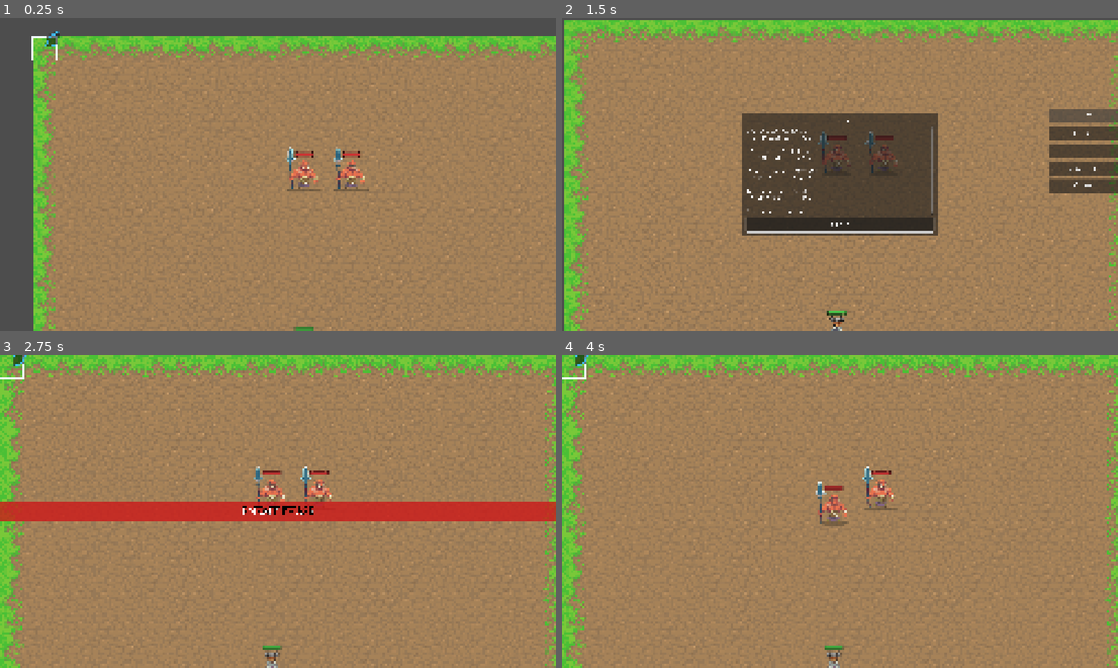
Above: before the commit, frames 1-4 (two rows, left to right).
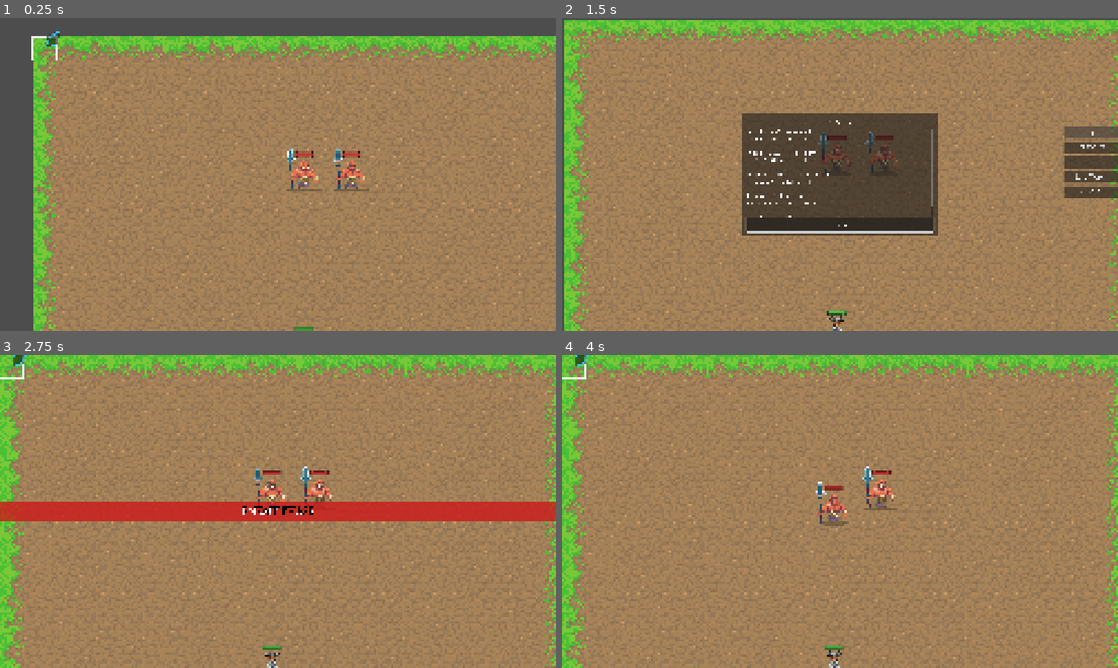
Above: after the commit, the same moments.

Repository: TheKangGaming/bloomblight
Game: Godot game, scene res://scenes/level/CombatMap_1.tscn
Same seed, same stepped clock (60 frames per second), same inputs: the game is played once before the commit and once after it. This scene is started directly instead of the project's main scene.
Inputs (mouse positions are in pixels of both pictures, inside the frame that each line leads up to):
- Up to frame 1 (0.25 s): no input
- Up to frame 2 (1.5 s): tap Enter (menu_toggle) at 0.5 s; move the mouse to (962, 158) at 0.52 s; hold D (right) 0.53-1.25 s; tap Space (action) at 0.6 s; click (962, 158) at 0.67 s; click "Units" at 1.25 s
- Up to frame 3 (2.75 s): click "End Turn" at 2 s
- Up to frame 4 (4 s): drag from (728, 527) to (812, 574) at 2.77 s; move the mouse to (895, 442) at 3.52 s; hold D (right) from 3.53 s (still down); hold E (confirm) from 3.53 s (still down)

The runs differ from the first frame. In frame 1, 0.9% of the frame differs, in the area x 6-100%, y 4-100%; in frame 2, 3.9%, in the area x 0-100%, y 0-100%; in frame 3, 0.7%; in frame 4, 0.7%.

Commit message:
Refine UI filtering and sizing follow-up

Diff:
--- a/GameBoard/GameBoard.gd
+++ b/GameBoard/GameBoard.gd
@@ -910,7 +910,7 @@
 		_unit_hover_label.scroll_active = false
 		_unit_hover_label.autowrap_mode = TextServer.AUTOWRAP_OFF
 		_unit_hover_label.texture_filter = CanvasItem.TEXTURE_FILTER_LINEAR
-		_unit_hover_label.add_theme_font_size_override("normal_font_size", 24)
+		_unit_hover_label.add_theme_font_size_override("normal_font_size", 26)
 		margin.add_child(_unit_hover_label)
 
 	var unit_class_name := "Unknown"
@@ -990,7 +990,7 @@
 	var title = Label.new()
 	title.text = ">> " + attacker.name + " <<"
 	title.add_theme_color_override("font_color", Color.AQUA)
-	title.add_theme_font_size_override("font_size", 28)
+	title.add_theme_font_size_override("font_size", 30)
 	title.horizontal_alignment = HORIZONTAL_ALIGNMENT_CENTER
 	vbox.add_child(title)
 
@@ -1005,7 +1005,7 @@
 	var def_title = Label.new()
 	def_title.text = ">> " + defender.name + " <<"
 	def_title.add_theme_color_override("font_color", Color.ORANGE_RED)
-	def_title.add_theme_font_size_override("font_size", 28)
+	def_title.add_theme_font_size_override("font_size", 30)
 	def_title.horizontal_alignment = HORIZONTAL_ALIGNMENT_CENTER
 	vbox.add_child(def_title)
 
@@ -1021,7 +1021,7 @@
 		var no_counter = Label.new()
 		no_counter.text = "-- No Counter --"
 		no_counter.add_theme_color_override("font_color", Color.GRAY)
-		no_counter.add_theme_font_size_override("font_size", 22)
+		no_counter.add_theme_font_size_override("font_size", 24)
 		no_counter.horizontal_alignment = HORIZONTAL_ALIGNMENT_CENTER
 		vbox.add_child(no_counter)
 
@@ -1034,13 +1034,13 @@
 	var name_lbl = Label.new()
 	name_lbl.text = stat_name + ":"
 	name_lbl.custom_minimum_size = Vector2(96, 0)
-	name_lbl.add_theme_font_size_override("font_size", 22)
+	name_lbl.add_theme_font_size_override("font_size", 24)
 
 	var val_lbl = Label.new()
 	val_lbl.text = value
 	val_lbl.size_flags_horizontal = Control.SIZE_EXPAND_FILL
 	val_lbl.horizontal_alignment = HORIZONTAL_ALIGNMENT_RIGHT # Pushes the numbers perfectly to the right border!
-	val_lbl.add_theme_font_size_override("font_size", 22)
+	val_lbl.add_theme_font_size_override("font_size", 24)
 
 	hbox.add_child(name_lbl)
 	hbox.add_child(val_lbl)
@@ -1220,7 +1220,7 @@
 
 	var title = Label.new()
 	title.text = "VICTORY!" if is_victory else "DEFEAT..."
-	title.add_theme_font_size_override("font_size", 60)
+	title.add_theme_font_size_override("font_size", 64)
 	title.add_theme_color_override("font_color", Color(0.2, 0.8, 0.2) if is_victory else Color(0.8, 0.2, 0.2))
 	title.add_theme_color_override("font_outline_color", Color.BLACK)
 	title.add_theme_constant_override("outline_size", 8)
@@ -1229,7 +1229,7 @@
 
 	var stats = Label.new()
 	stats.text = "Enemies Defeated: %d\n\nLoot Acquired:\n- None (Yet)" % _enemies_defeated
-	stats.add_theme_font_size_override("font_size", 34)
+	stats.add_theme_font_size_override("font_size", 38)
 	stats.horizontal_alignment = HORIZONTAL_ALIGNMENT_CENTER
 	vbox.add_child(stats)
 
@@ -1237,7 +1237,7 @@
 	var btn = Button.new()
 	btn.text = "Return to Farm"
 	btn.focus_mode = Control.FOCUS_ALL
-	btn.add_theme_font_size_override("font_size", 36)
+	btn.add_theme_font_size_override("font_size", 40)
 	btn.custom_minimum_size = Vector2(540, 104)
 	btn.pressed.connect(_on_return_button_pressed.bind(btn))
 	vbox.add_child(btn)
--- a/Menus/ActionMenu.tscn
+++ b/Menus/ActionMenu.tscn
@@ -12,57 +12,57 @@
 anchor_top = 0.5
 anchor_right = 1.0
 anchor_bottom = 0.5
-offset_left = -320.0
-offset_top = -320.0
-offset_bottom = 320.0
+offset_left = -260.0
+offset_top = -250.0
+offset_bottom = 250.0
 grow_horizontal = 0
 grow_vertical = 2
 scale = Vector2(1, 1)
-theme_override_constants/separation = 16
+theme_override_constants/separation = 12
 
 [node name="AttackButton" type="Button" parent="VBoxContainer" unique_id=2030419790]
 layout_mode = 2
-custom_minimum_size = Vector2(0, 64)
-theme_override_font_sizes/font_size = 28
+custom_minimum_size = Vector2(0, 56)
+theme_override_font_sizes/font_size = 30
 text = "Attack"
 
 [node name="AbilityButton" type="Button" parent="VBoxContainer" unique_id=1142037629]
 layout_mode = 2
-custom_minimum_size = Vector2(0, 64)
-theme_override_font_sizes/font_size = 28
+custom_minimum_size = Vector2(0, 56)
+theme_override_font_sizes/font_size = 30
 text = "Attack"
 
 [node name="ItemsButton" type="Button" parent="VBoxContainer" unique_id=919212671]
 layout_mode = 2
-custom_minimum_size = Vector2(0, 64)
-theme_override_font_sizes/font_size = 28
+custom_minimum_size = Vector2(0, 56)
+theme_override_font_sizes/font_size = 30
 text = "Items"
 
 [node name="TradeButton" type="Button" parent="VBoxContainer" unique_id=661498167]
 layout_mode = 2
-custom_minimum_size = Vector2(0, 64)
-theme_override_font_sizes/font_size = 28
+custom_minimum_size = Vector2(0, 56)
+theme_override_font_sizes/font_size = 30
 text = "Trade
 "
 
 [node name="EmptyButton" type="Button" parent="VBoxContainer" unique_id=158301842]
 layout_mode = 2
-custom_minimum_size = Vector2(0, 64)
-theme_override_font_sizes/font_size = 28
+custom_minimum_size = Vector2(0, 56)
+theme_override_font_sizes/font_size = 30
 focus_mode = 0
 mouse_filter = 2
 text = " "
 
 [node name="WaitButton" type="Button" parent="VBoxContainer" unique_id=696254265]
 layout_mode = 2
-custom_minimum_size = Vector2(0, 64)
-theme_override_font_sizes/font_size = 28
+custom_minimum_size = Vector2(0, 56)
+theme_override_font_sizes/font_size = 30
 text = "Wait"
 
 [node name="CancelButton" type="Button" parent="VBoxContainer" unique_id=1003773055]
 layout_mode = 2
-custom_minimum_size = Vector2(0, 64)
-theme_override_font_sizes/font_size = 28
+custom_minimum_size = Vector2(0, 56)
+theme_override_font_sizes/font_size = 30
 text = "Cancel"
 
 [connection signal="pressed" from="VBoxContainer/AttackButton" to="." method="_on_attack_button_pressed"]
--- a/Menus/PauseMenu.gd
+++ b/Menus/PauseMenu.gd
@@ -74,7 +74,7 @@
 	var title := Label.new()
 	title.text = "Units"
 	title.horizontal_alignment = HORIZONTAL_ALIGNMENT_CENTER
-	title.add_theme_font_size_override("font_size", 32)
+	title.add_theme_font_size_override("font_size", 34)
 	content.add_child(title)
 
 	var list_text := RichTextLabel.new()
@@ -83,14 +83,14 @@
 	list_text.scroll_active = true
 	list_text.size_flags_vertical = Control.SIZE_EXPAND_FILL
 	list_text.texture_filter = CanvasItem.TEXTURE_FILTER_LINEAR
-	list_text.add_theme_font_size_override("normal_font_size", 22)
+	list_text.add_theme_font_size_override("normal_font_size", 24)
 	list_text.bbcode_text = _build_units_summary()
 	content.add_child(list_text)
 
 	var close_btn := Button.new()
 	close_btn.text = "Close"
 	close_btn.custom_minimum_size = Vector2(0, 64)
-	close_btn.add_theme_font_size_override("font_size", 26)
+	close_btn.add_theme_font_size_override("font_size", 28)
 	close_btn.pressed.connect(_close_units_overlay)
 	content.add_child(close_btn)
 	close_btn.grab_focus()
--- a/Menus/PauseMenu.tscn
+++ b/Menus/PauseMenu.tscn
@@ -12,44 +12,44 @@
 anchor_top = 0.5
 anchor_right = 1.0
 anchor_bottom = 0.5
-offset_left = -320.0
-offset_top = -300.0
-offset_bottom = 300.0
+offset_left = -250.0
+offset_top = -220.0
+offset_bottom = 220.0
 grow_horizontal = 0
 grow_vertical = 2
 scale = Vector2(1, 1)
-theme_override_constants/separation = 16
+theme_override_constants/separation = 12
 
 [node name="UnitsButton" type="Button" parent="VBoxContainer" unique_id=87751286]
 layout_mode = 2
-custom_minimum_size = Vector2(0, 64)
-theme_override_font_sizes/font_size = 28
+custom_minimum_size = Vector2(0, 56)
+theme_override_font_sizes/font_size = 30
 text = "Units"
 
 [node name="OptionsButton" type="Button" parent="VBoxContainer" unique_id=939150608]
 layout_mode = 2
-custom_minimum_size = Vector2(0, 64)
-theme_override_font_sizes/font_size = 28
+custom_minimum_size = Vector2(0, 56)
+theme_override_font_sizes/font_size = 30
 text = "Options"
 
 [node name="EmptyButton" type="Button" parent="VBoxContainer" unique_id=371110556]
 layout_mode = 2
-custom_minimum_size = Vector2(0, 64)
-theme_override_font_sizes/font_size = 28
+custom_minimum_size = Vector2(0, 56)
+theme_override_font_sizes/font_size = 30
 focus_mode = 0
 mouse_filter = 2
 text = " "
 
 [node name="EndTurnButton" type="Button" parent="VBoxContainer" unique_id=785154608]
 layout_mode = 2
-custom_minimum_size = Vector2(0, 64)
-theme_override_font_sizes/font_size = 28
+custom_minimum_size = Vector2(0, 56)
+theme_override_font_sizes/font_size = 30
 text = "End Turn"
 
 [node name="CloseButton" type="Button" parent="VBoxContainer" unique_id=1205323486]
 layout_mode = 2
-custom_minimum_size = Vector2(0, 64)
-theme_override_font_sizes/font_size = 28
+custom_minimum_size = Vector2(0, 56)
+theme_override_font_sizes/font_size = 30
 text = "Close"
 
 [connection signal="pressed" from="VBoxContainer/UnitsButton" to="." method="_on_units_button_pressed"]
--- a/assets/fonts/main_theme.tres
+++ b/assets/fonts/main_theme.tres
@@ -4,4 +4,4 @@
 
 [resource]
 default_font = ExtResource("1_gvjhl")
-default_font_size = 22
+default_font_size = 24
--- a/project.godot
+++ b/project.godot
@@ -152,4 +152,4 @@
 
 [rendering]
 
-textures/canvas_textures/default_texture_filter=1
+textures/canvas_textures/default_texture_filter=0
--- a/scenes/ui/cooking_menu.tscn
+++ b/scenes/ui/cooking_menu.tscn
@@ -38,14 +38,14 @@
 
 [node name="Title" type="Label" parent="Panel/MarginContainer/Layout" unique_id=115729465]
 layout_mode = 2
-theme_override_font_sizes/font_size = 30
+theme_override_font_sizes/font_size = 32
 text = "Campfire Cooking"
 horizontal_alignment = 1
 
 [node name="Subtitle" type="Label" parent="Panel/MarginContainer/Layout" unique_id=885466473]
 modulate = Color(0.84, 0.84, 0.84, 1)
 layout_mode = 2
-theme_override_font_sizes/font_size = 24
+theme_override_font_sizes/font_size = 26
 text = "Cook role meals. ↑/↓ select, Enter craft."
 horizontal_alignment = 1
 
@@ -57,27 +57,27 @@
 custom_minimum_size = Vector2(220, 0)
 layout_mode = 2
 size_flags_horizontal = 3
-theme_override_font_sizes/font_size = 24
+theme_override_font_sizes/font_size = 26
 text = "Meal"
 
 [node name="IngredientsHeader" type="Label" parent="Panel/MarginContainer/Layout/Header" unique_id=1255341370]
 custom_minimum_size = Vector2(460, 0)
 layout_mode = 2
 size_flags_horizontal = 3
-theme_override_font_sizes/font_size = 24
+theme_override_font_sizes/font_size = 26
 text = "Ingredients"
 
 [node name="BuffHeader" type="Label" parent="Panel/MarginContainer/Layout/Header" unique_id=594440155]
 custom_minimum_size = Vector2(300, 0)
 layout_mode = 2
 size_flags_horizontal = 3
-theme_override_font_sizes/font_size = 24
+theme_override_font_sizes/font_size = 26
 text = "Buff"
 
 [node name="ActionHeader" type="Label" parent="Panel/MarginContainer/Layout/Header" unique_id=1889556949]
 custom_minimum_size = Vector2(160, 0)
 layout_mode = 2
-theme_override_font_sizes/font_size = 24
+theme_override_font_sizes/font_size = 26
 text = "Action"
 horizontal_alignment = 1
 
--- a/scenes/ui/inventory_slot.gd
+++ b/scenes/ui/inventory_slot.gd
@@ -21,6 +21,7 @@
 # This dictionary maps the Item Enum -> The specific sheet and coordinates
 var item_map: Dictionary = {}
 var _focus_tooltip: PanelContainer
+var _focus_tooltip_text := ""
 const FOCUS_TINT := Color(1.0, 0.95, 0.72, 1.0)
 const DEFAULT_TINT := Color(1, 1, 1, 1)
 const FOCUS_BORDER_COLOR := Color(1.0, 0.88, 0.3, 1.0)
@@ -29,7 +30,6 @@
 const DEFAULT_BG_COLOR := Color(0.12, 0.12, 0.12, 0.86)
 
 func _ready():
-	texture_filter = CanvasItem.TEXTURE_FILTER_LINEAR
 	icon.texture_filter = CanvasItem.TEXTURE_FILTER_NEAREST
 	focus_mode = Control.FOCUS_ALL
 	focus_entered.connect(_on_focus_entered)
@@ -114,7 +114,8 @@
 	stored_item_enum = item_enum
 	# 1. Tooltip Logic
 	var item_name = Global.Items.keys()[item_enum].replace("_", " ").capitalize()
-	tooltip_text = "%s\nQuantity: %d" % [item_name, quantity]
+	_focus_tooltip_text = "%s\nQuantity: %d" % [item_name, quantity]
+	tooltip_text = ""
 	if has_focus():
 		_show_focus_tooltip()
 
@@ -169,13 +170,13 @@
 	add_theme_stylebox_override("panel", style)
 
 func _show_focus_tooltip() -> void:
-	if tooltip_text.is_empty():
+	if _focus_tooltip_text.is_empty():
 		return
 
 	var tooltip: PanelContainer = _get_or_create_focus_tooltip()
 	var text_label: Label = tooltip.get_node("Margin/Text") as Label
-	text_label.text = tooltip_text
-	text_label.add_theme_font_size_override("font_size", 20)
+	text_label.text = _focus_tooltip_text
+	text_label.add_theme_font_size_override("font_size", 22)
 
 	var slot_rect: Rect2 = get_global_rect()
 	var tooltip_size: Vector2 = text_label.get_combined_minimum_size() + Vector2(16.0, 12.0)
--- a/scenes/ui/main_menu.tscn
+++ b/scenes/ui/main_menu.tscn
@@ -72,7 +72,7 @@
 [node name="Label" type="Label" parent="CenterContainer/TabContainer/Status/MarginContainer/HBoxContainer/CharacterColumn" unique_id=652478579]
 texture_filter = 2
 layout_mode = 2
-theme_override_font_sizes/font_size = 28
+theme_override_font_sizes/font_size = 30
 text = "Savannah"
 horizontal_alignment = 1
 
@@ -92,79 +92,79 @@
 
 [node name="LblClass" type="Label" parent="CenterContainer/TabContainer/Status/MarginContainer/HBoxContainer/StatsColumn" unique_id=111228304]
 layout_mode = 2
-theme_override_font_sizes/font_size = 24
+theme_override_font_sizes/font_size = 26
 text = "Class: Unknown"
 
 [node name="LblLevel" type="Label" parent="CenterContainer/TabContainer/Status/MarginContainer/HBoxContainer/StatsColumn" unique_id=503268440]
 layout_mode = 2
-theme_override_font_sizes/font_size = 24
+theme_override_font_sizes/font_size = 26
 text = "Level: 1"
 
 [node name="Label" type="Label" parent="CenterContainer/TabContainer/Status/MarginContainer/HBoxContainer/StatsColumn" unique_id=928234126]
 layout_mode = 2
-theme_override_font_sizes/font_size = 28
+theme_override_font_sizes/font_size = 30
 text = "- STATS -"
 horizontal_alignment = 1
 
 [node name="LblVIT" type="RichTextLabel" parent="CenterContainer/TabContainer/Status/MarginContainer/HBoxContainer/StatsColumn" unique_id=902142575]
 layout_mode = 2
-theme_override_font_sizes/normal_font_size = 22
+theme_override_font_sizes/normal_font_size = 24
 bbcode_enabled = true
 text = "VIT: 10"
 fit_content = true
 
 [node name="LblSTR" type="RichTextLabel" parent="CenterContainer/TabContainer/Status/MarginContainer/HBoxContainer/StatsColumn" unique_id=1105434709]
 layout_mode = 2
-theme_override_font_sizes/normal_font_size = 22
+theme_override_font_sizes/normal_font_size = 24
 bbcode_enabled = true
 text = "STR: 5"
 fit_content = true
 
 [node name="LblDEX" type="RichTextLabel" parent="CenterContainer/TabContainer/Status/MarginContainer/HBoxContainer/StatsColumn" unique_id=1989397476]
 layout_mode = 2
-theme_override_font_sizes/normal_font_size = 22
+theme_override_font_sizes/normal_font_size = 24
 bbcode_enabled = true
 text = "DEX: 5"
 fit_content = true
 
 [node name="LblINT" type="RichTextLabel" parent="CenterContainer/TabContainer/Status/MarginContainer/HBoxContainer/StatsColumn" unique_id=1871792445]
 layout_mode = 2
-theme_override_font_sizes/normal_font_size = 22
+theme_override_font_sizes/normal_font_size = 24
 bbcode_enabled = true
 text = "INT: 5"
 fit_content = true
 
 [node name="LblSPD" type="RichTextLabel" parent="CenterContainer/TabContainer/Status/MarginContainer/HBoxContainer/StatsColumn" unique_id=729639059]
 layout_mode = 2
-theme_override_font_sizes/normal_font_size = 22
+theme_override_font_sizes/normal_font_size = 24
 bbcode_enabled = true
 text = "SPD: 5"
 fit_content = true
 
 [node name="LblMOV" type="RichTextLabel" parent="CenterContainer/TabContainer/Status/MarginContainer/HBoxContainer/StatsColumn" unique_id=1053189907]
 layout_mode = 2
-theme_override_font_sizes/normal_font_size = 22
+theme_override_font_sizes/normal_font_size = 24
 bbcode_enabled = true
 text = "MOV: 4"
 fit_content = true
 
 [node name="LblHP" type="RichTextLabel" parent="CenterContainer/TabContainer/Status/MarginContainer/HBoxContainer/StatsColumn" unique_id=890779902]
 layout_mode = 2
-theme_override_font_sizes/normal_font_size = 22
+theme_override_font_sizes/normal_font_size = 24
 bbcode_enabled = true
 text = "HP: 20/20"
 fit_content = true
 
 [node name="LblDMG" type="RichTextLabel" parent="CenterContainer/TabContainer/Status/MarginContainer/HBoxContainer/StatsColumn" unique_id=141434984]
 layout_mode = 2
-theme_override_font_sizes/normal_font_size = 22
+theme_override_font_sizes/normal_font_size = 24
 bbcode_enabled = true
 text = "DMG: 7"
 fit_content = true
 
 [node name="LblDEF" type="RichTextLabel" parent="CenterContainer/TabContainer/Status/MarginContainer/HBoxContainer/StatsColumn" unique_id=2067629847]
 layout_mode = 2
-theme_override_font_sizes/normal_font_size = 22
+theme_override_font_sizes/normal_font_size = 24
 bbcode_enabled = true
 text = "DEF: 2"
 fit_content = true
@@ -180,7 +180,7 @@
 
 [node name="Label2" type="Label" parent="CenterContainer/TabContainer/Status/MarginContainer/HBoxContainer/EquipMealColumn/EquipmentSection" unique_id=1278387377]
 layout_mode = 2
-theme_override_font_sizes/font_size = 28
+theme_override_font_sizes/font_size = 30
 text = "- EQUIPMENT -"
 horizontal_alignment = 1
 
@@ -197,7 +197,7 @@
 stretch_mode = 5
 
 [node name="SlotArmor" type="TextureRect" parent="CenterContainer/TabContainer/Status/MarginContainer/HBoxContainer/EquipMealColumn/EquipmentSection/EquipmentSlots" unique_id=350771874]
-texture_filter = 2
+texture_filter = 1
 custom_minimum_size = Vector2(64, 64)
 layout_mode = 2
 expand_mode = 1
@@ -216,7 +216,7 @@
 
 [node name="Label3" type="Label" parent="CenterContainer/TabContainer/Status/MarginContainer/HBoxContainer/EquipMealColumn/MealSection" unique_id=422969036]
 layout_mode = 2
-theme_override_font_sizes/font_size = 28
+theme_override_font_sizes/font_size = 30
 text = "- ACTIVE MEAL -"
 horizontal_alignment = 1
 
@@ -225,6 +225,7 @@
 alignment = 1
 
 [node name="ActiveFoodIcon" type="TextureRect" parent="CenterContainer/TabContainer/Status/MarginContainer/HBoxContainer/EquipMealColumn/MealSection/MealBox" unique_id=1475998150]
+texture_filter = 1
 custom_minimum_size = Vector2(56, 56)
 layout_mode = 2
 
@@ -262,7 +263,7 @@
 layout_mode = 0
 offset_right = 40.0
 offset_bottom = 23.0
-theme_override_font_sizes/font_size = 28
+theme_override_font_sizes/font_size = 30
 text = "Villagers Coming Soon"
 
 [node name="Settings" type="Control" parent="CenterContainer/TabContainer" unique_id=704047247]
@@ -274,5 +275,5 @@
 layout_mode = 0
 offset_right = 40.0
 offset_bottom = 23.0
-theme_override_font_sizes/font_size = 28
+theme_override_font_sizes/font_size = 30
 text = "Settings Coming Soon"
--- a/scenes/ui/recipe_row.tscn
+++ b/scenes/ui/recipe_row.tscn
@@ -12,7 +12,7 @@
 custom_minimum_size = Vector2(220, 56)
 layout_mode = 2
 size_flags_horizontal = 3
-theme_override_font_sizes/font_size = 24
+theme_override_font_sizes/font_size = 26
 text = "Recipe"
 vertical_alignment = 1
 
@@ -20,7 +20,7 @@
 custom_minimum_size = Vector2(460, 56)
 layout_mode = 2
 size_flags_horizontal = 3
-theme_override_font_sizes/font_size = 20
+theme_override_font_sizes/font_size = 22
 text = "Ingredients"
 vertical_alignment = 1
 autowrap_mode = 2
@@ -29,7 +29,7 @@
 custom_minimum_size = Vector2(300, 56)
 layout_mode = 2
 size_flags_horizontal = 3
-theme_override_font_sizes/font_size = 20
+theme_override_font_sizes/font_size = 22
 text = "Buff"
 vertical_alignment = 1
 autowrap_mode = 2
@@ -37,5 +37,5 @@
 [node name="CraftButton" type="Button" parent="." unique_id=1127360929]
 custom_minimum_size = Vector2(160, 56)
 layout_mode = 2
-theme_override_font_sizes/font_size = 20
+theme_override_font_sizes/font_size = 22
 text = "Craft"
--- a/scenes/ui/seed_button.gd
+++ b/scenes/ui/seed_button.gd
@@ -35,7 +35,6 @@
 
 func setup(seed_type: Global.Items, amount: int, can_plant_now: bool = true, status_tooltip: String = ""):
 	my_seed_type = seed_type
-	texture_filter = CanvasItem.TEXTURE_FILTER_LINEAR
 	$Sprite2D.texture_filter = CanvasItem.TEXTURE_FILTER_NEAREST
 	$Sprite2D/Label.texture_filter = CanvasItem.TEXTURE_FILTER_LINEAR
 
--- a/scenes/ui/seed_button.tscn
+++ b/scenes/ui/seed_button.tscn
@@ -30,5 +30,5 @@
 grow_horizontal = 0
 grow_vertical = 0
 theme_override_colors/font_outline_color = Color(0, 0, 0, 1)
-theme_override_font_sizes/font_size = 20
+theme_override_font_sizes/font_size = 22
 text = "5"
--- a/scenes/ui/warning_ui.tscn
+++ b/scenes/ui/warning_ui.tscn
@@ -39,12 +39,12 @@
 [node name="WarningText" type="Label" parent="CenterContainer" unique_id=2011710113]
 layout_mode = 2
 theme_override_colors/font_color = Color(1, 0.2, 0.2, 1)
-theme_override_font_sizes/font_size = 42
+theme_override_font_sizes/font_size = 46
 horizontal_alignment = 1
 vertical_alignment = 1
 
 [node name="DefendButton" type="Button" parent="CenterContainer" unique_id=87281789]
 custom_minimum_size = Vector2(420, 88)
 layout_mode = 2
-theme_override_font_sizes/font_size = 28
+theme_override_font_sizes/font_size = 30
 text = "Defend the Sanctuary"
